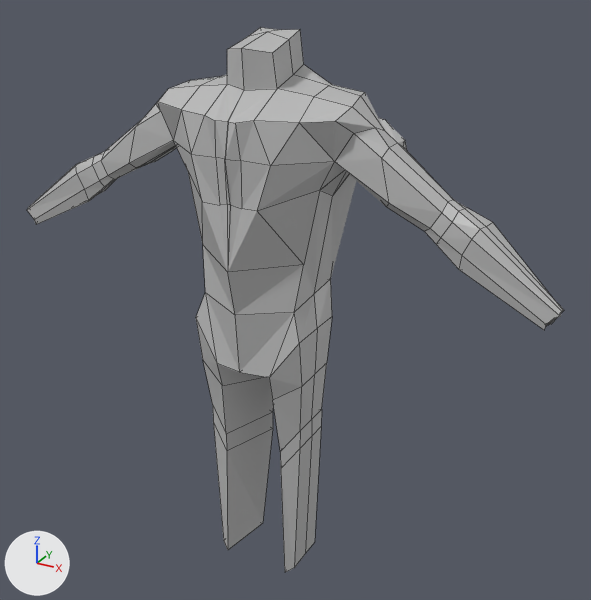
The Blender file human.blend, before and after one commit.
Camera for both pictures: a 50 mm lens placed at (3.09, -5.09, 5.15), pointed at (0.18, 0.2, 2.5). Every picture has the same lights, and +X, +Y and +Z are marked at lower left. Mesh edges are drawn as thin lines.
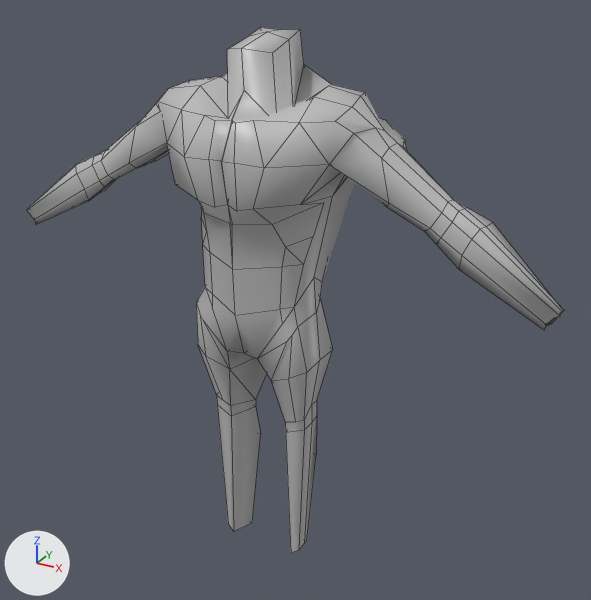
Boxes [x1, y1, x2, y2] around the edits, measured in the pictures (591 x 600 px):
'Cube.001', reshaped
    before: [27, 27, 564, 572]
    after: [27, 27, 564, 553]
part 1 of me_cube_001, built on
    before: [129, 30, 389, 572]
    after: [129, 30, 389, 553]
part 2 of me_cube_001, shading changed
    both: [27, 27, 564, 330]

What the commit changed:
me_cube_001 is used by ob_cube_001; location (0.0, 0.0, 3.069).
me_cube_001 had 153 vertices, 146 faces and spanned x -2.3..0.01, y -0.49..0.55, z -3.0..1.5.
me_cube_001 now has 168 vertices, 161 faces and spans x -2.3..0.01, y -0.52..0.55, z -2.87..1.5.
Part 1, on me_cube_001:
3 vertices are removed from x -0.24..0.01, y -0.49..-0.28, z -1.23..0.38.
18 faces are deleted.
3 vertices in x -0.37..0.0, y -0.38..0.27, z -2.94..-0.48 move by (0.0, 0.08, 0.13).
43 vertices move from x -0.68..0.0, y -0.48..0.38, z -3.0..1.2 to x -0.68..0.0, y -0.52..0.38, z -2.87..0.95.
18 vertices are added at x -0.54..0.01, y -0.46..0.37, z -1.95..0.38.
33 new faces join them.
me_cube_001 part 2: 128 kept faces spanning x -2.3..0.0, y -0.52..0.55, z -2.85..1.5 are now shaded smooth.
